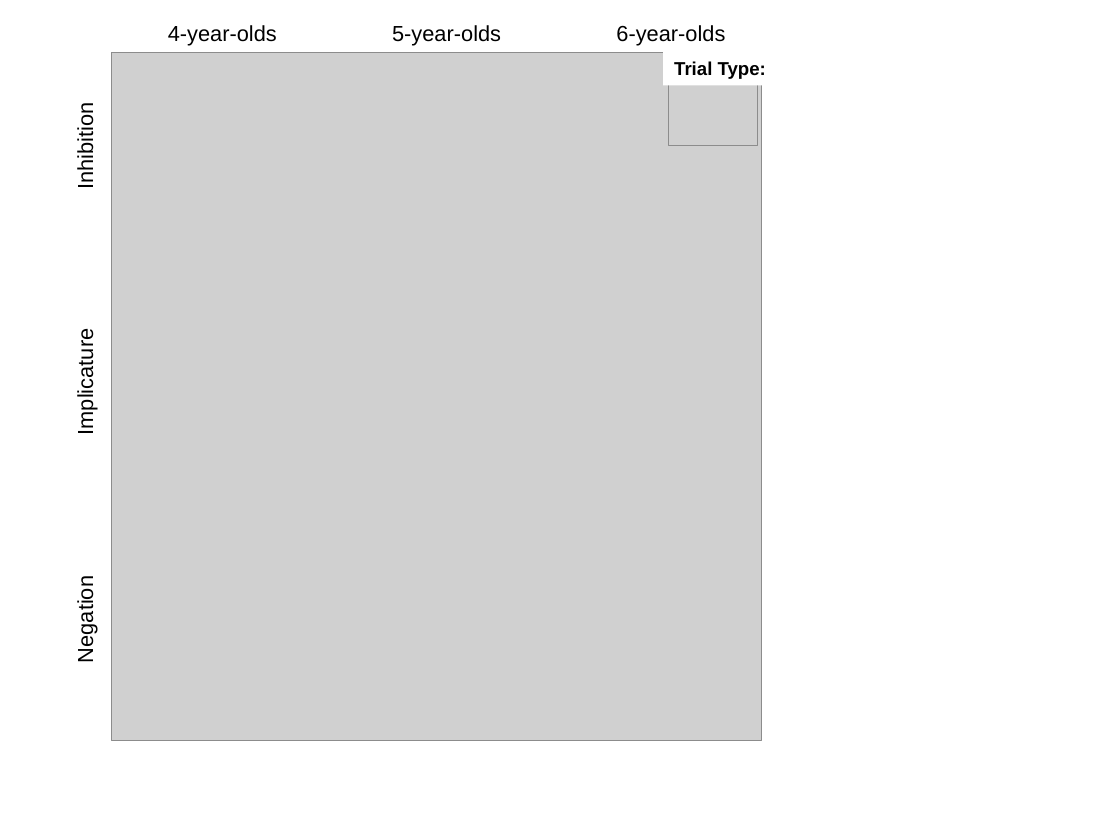
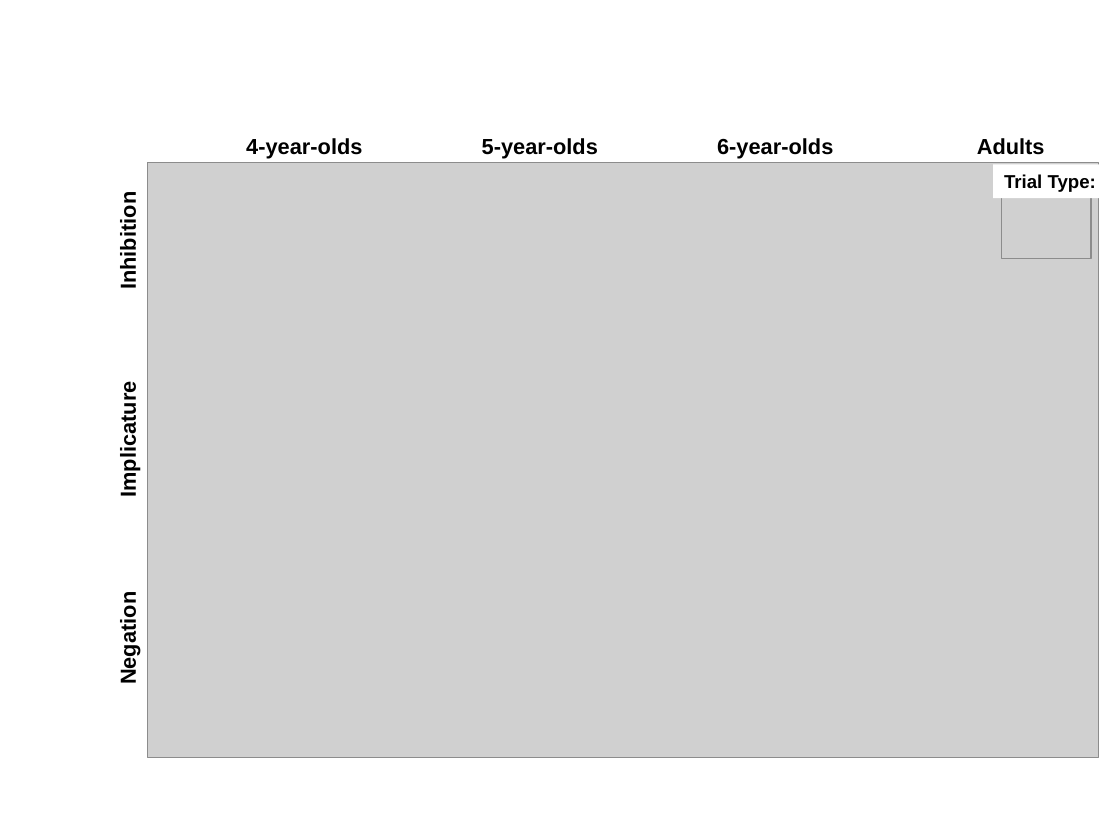
Before and after one commit to ejyoon/neginhib, a slide deck: slide 1 of writing/cogsci/figures/figures.pptx. Drawn at 1120x840 pixels with LibreOffice and Linux fonts; fonts in the diff are those of the drawing; grey boxes stand for pictures. Boxes give left, top, right and bottom in pixels: in the first picture for what was removed or moved away, otherwise in the second. Text is boxed around its words. In the diff, an @@ line names an element or a change of style, - is before the commit and + after.

```diff
--- a/writing/cogsci/figures/figures.pptx
+++ b/writing/cogsci/figures/figures.pptx
@@ text "4-year-olds": place and size @@
-text "4-year-olds" at box(168, 25, 277, 46)
+text "4-year-olds" at box(246, 138, 362, 159)
@@ text "5-year-olds": place and size @@
-text "5-year-olds" at box(392, 25, 501, 46)
+text "5-year-olds" at box(482, 138, 598, 159)
@@ bold on in 6 elements at box(116, 601, 140, 682), box(116, 393, 140, 494), box(116, 201, 140, 287), box(246, 138, 362, 159), box(482, 138, 598, 159), box(717, 138, 833, 159) @@
@@ text "6-year-olds": place and size @@
-text "6-year-olds" at box(616, 25, 725, 46)
+text "6-year-olds" at box(717, 138, 833, 159)
@@ text added at box(977, 138, 1045, 155), 14 pt, text #000000, bold @@
+Adults
@@ text "Inhibition": place and size @@
-text "Inhibition" at box(73, 110, 97, 187)
+text "Inhibition" at box(116, 201, 140, 287)
@@ picture: place and size @@
-picture at box(111, 53, 762, 740)
+picture at box(148, 162, 1099, 757)
@@ rectangle "Trial Type:": place and size @@
-rectangle "Trial Type:" at box(663, 52, 786, 85)
+rectangle "Trial Type:" at box(993, 165, 1117, 198)
@@ picture: place and size @@
-picture at box(669, 63, 758, 146)
+picture at box(1001, 176, 1091, 259)
@@ text "Implicature": place and size @@
-text "Implicature" at box(73, 340, 97, 433)
+text "Implicature" at box(116, 393, 140, 494)
@@ text "Negation": place and size @@
-text "Negation" at box(73, 584, 97, 661)
+text "Negation" at box(116, 601, 140, 682)
```
Also in this commit, not shown: 2 other files.
